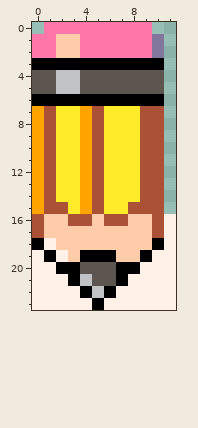
File history of a pixel-art sprite, src/images/Pen.png. Above is the file before it was changed.
The file is 12x24 pixels.
After the commit:
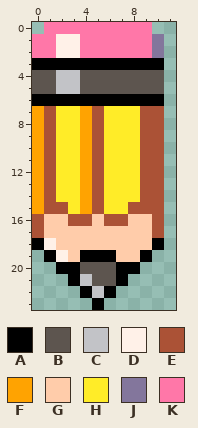
Palette (. is transparent): A #000000  B #5d554f  C #c2c3c7  D #fff1e8  E #ab5236  F #ffa301  G #ffccaa  H #ffec28  J #83769c  K #ff77a8
Diff:
y 1..2: x 2..3 GG -> DD
y 16..18: x 11 D -> .
y 19: x 0 D -> .; x 10..11 DD -> ..
y 20: x 0..1 DD -> ..; x 9..11 DDD -> ...
y 21: x 0..2 DDD -> ...; x 8..11 DDDD -> ....
y 22: x 0..3 DDDD -> ....; x 7..11 DDDDD -> .....
y 23: x 0..4 DDDDD -> .....; x 6..11 DDDDDD -> ......
Boxes around the changes in both pictures, in picture pixels (x1, y1, x2, y2):
changed: (56, 34, 80, 58)
erased: (32, 214, 176, 310)
